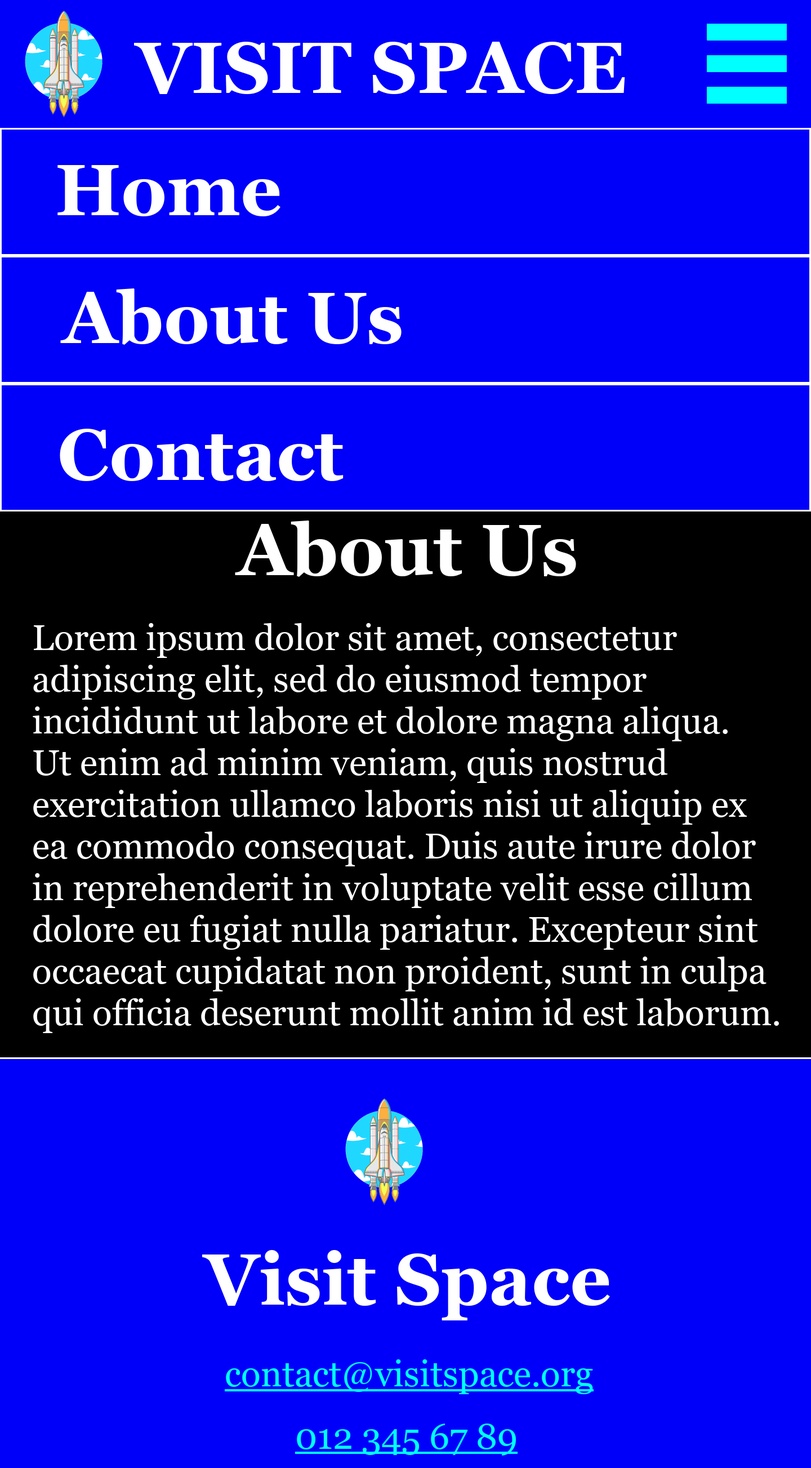
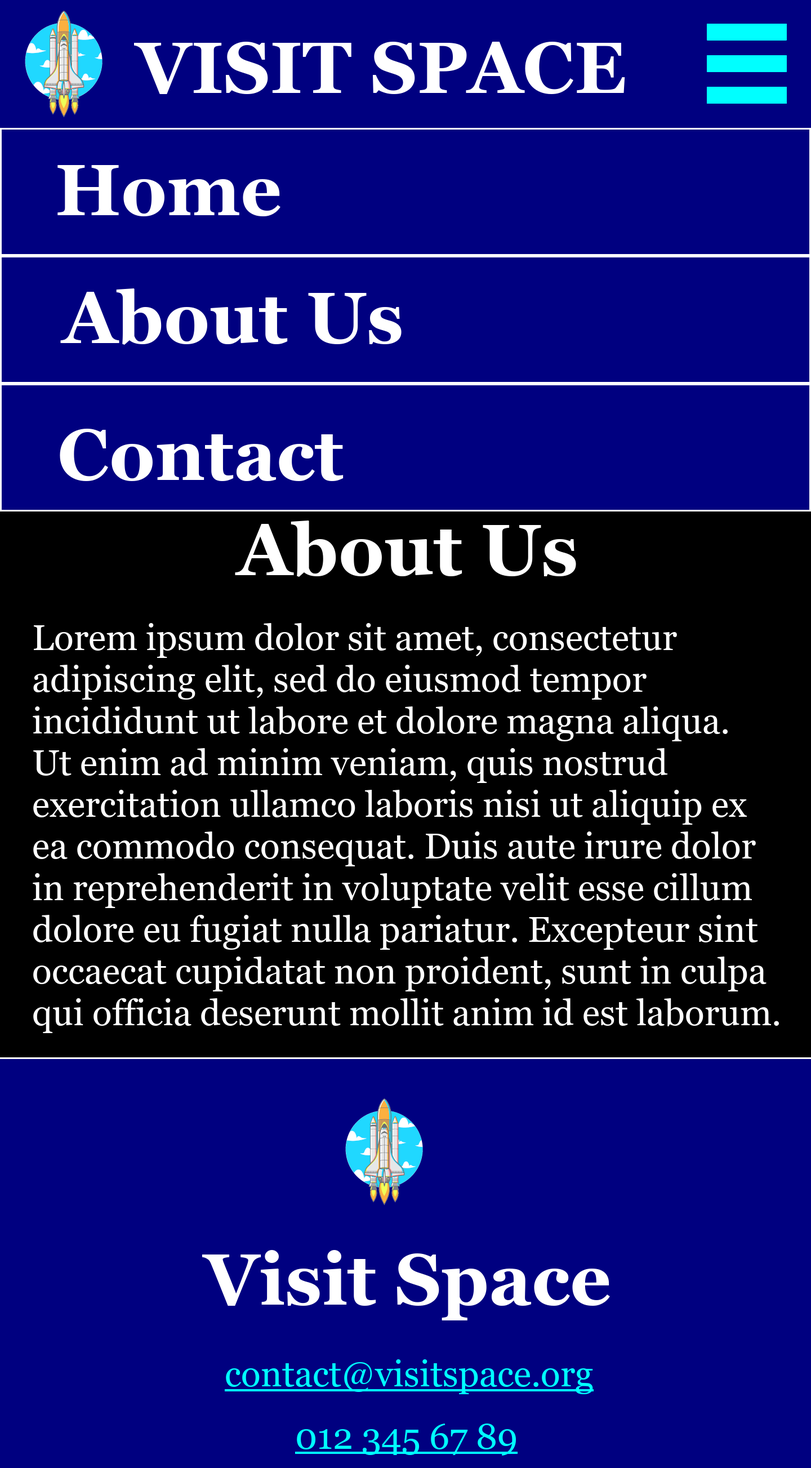
Layered file, before and after one edit (811x1468). Changes by layer:
painted on "header background" over (x1=0, y1=0, x2=811, y2=510)
painted on "Background" over (x1=0, y1=1059, x2=811, y2=1468)
